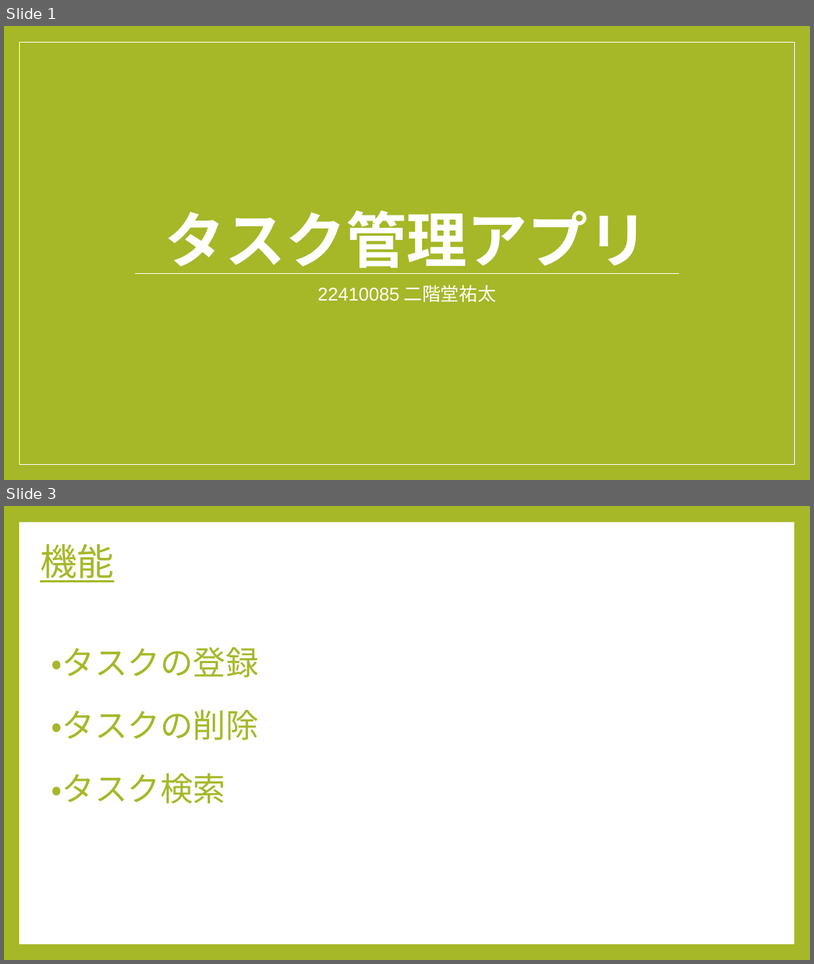
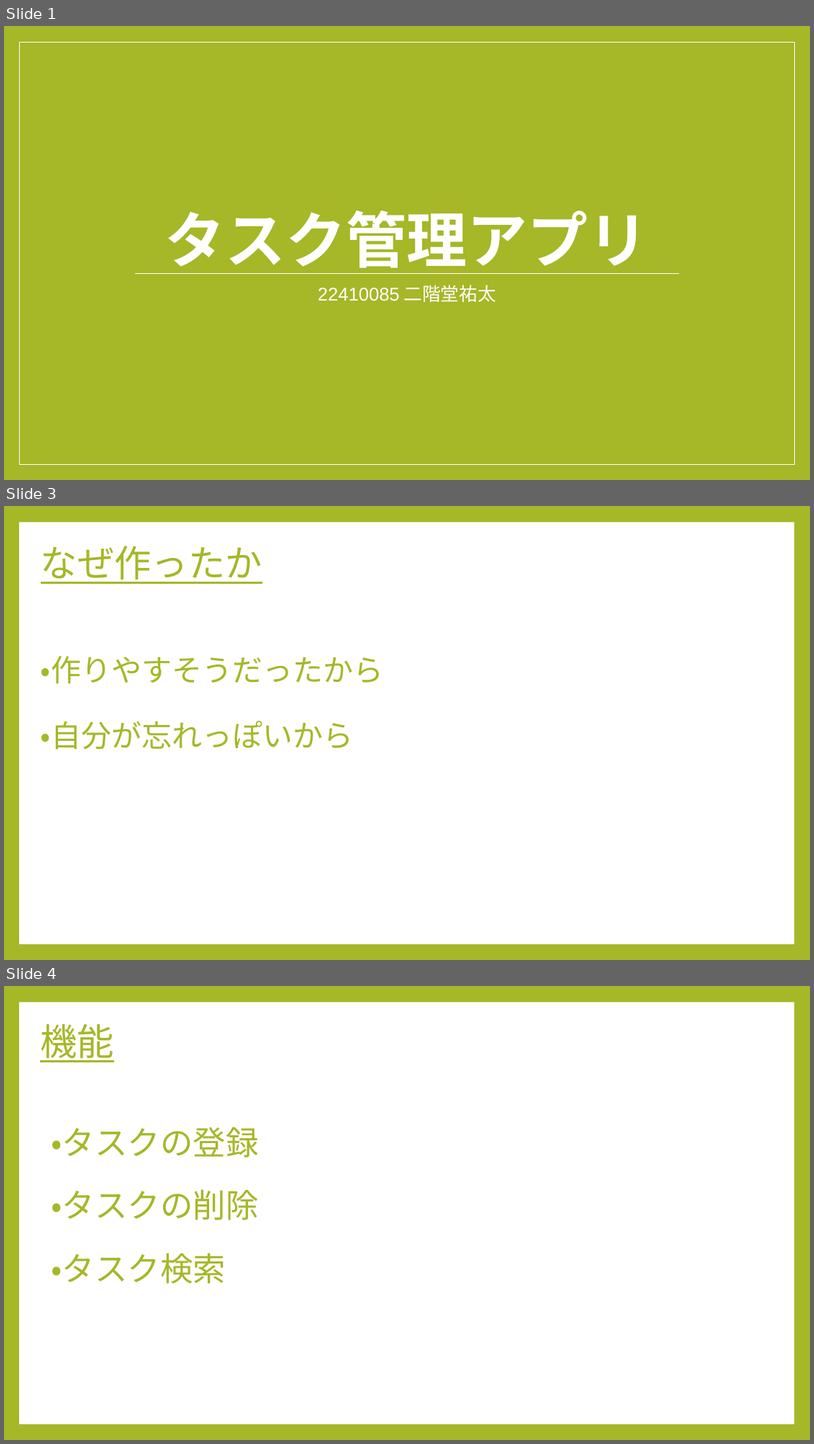
Before and after one commit to nikaidouyuuta/flutter_application_1, a slide deck: pawapo_todo.pptx. Shown one above the other, each under a label of ours: slides 1 and 3 before the commit, slides 1, 3 and 4 after it; the slides between them are not shown. The pictures are 814x964 and 814x1444 pixels, drawn with LibreOffice and Linux fonts; fonts in the diff are those of the drawing. Boxes give left, top, right and bottom in pixels: in the first picture for what was removed or moved away, otherwise in the second. Text is boxed around its words. In the diff, an @@ line names an element or a change of style, - is before the commit and + after.

```diff
--- a/pawapo_todo.pptx
+++ b/pawapo_todo.pptx
@@ slide 3 added at [4,506,810,960], background #A6B727; not listed: 1 template element that a slide beside it also shows @@
@@ title added at [41,546,262,584], 44 pt, text #A6B727, underline @@
+なぜ作ったか
@@ text added at [41,656,383,749], 36 pt, text #A6B727 @@
+・作りやすそうだったから
+・自分が忘れっぽいから
@@ what was slide 3 is now slide 4 @@
```
Also in this commit, not shown: 1 slide changed, 6 other slides added, 2 slides removed, 11 other files.
